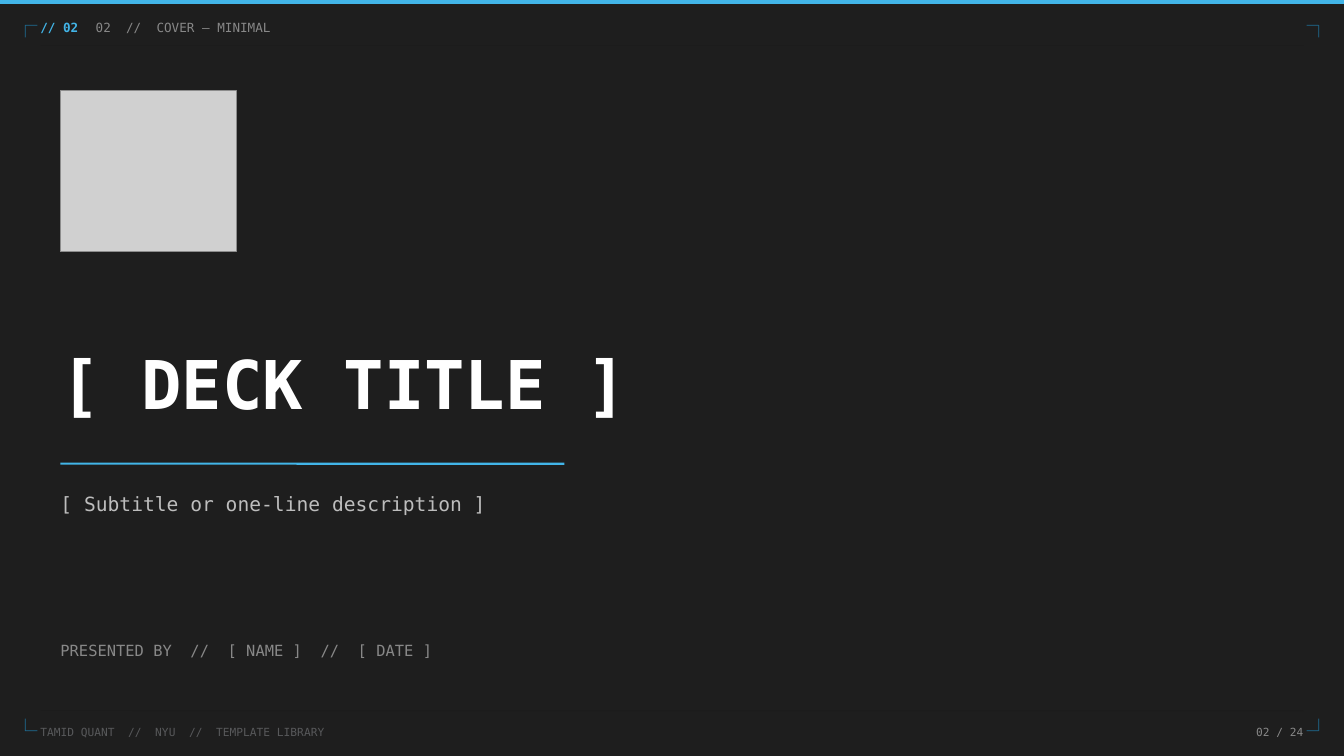
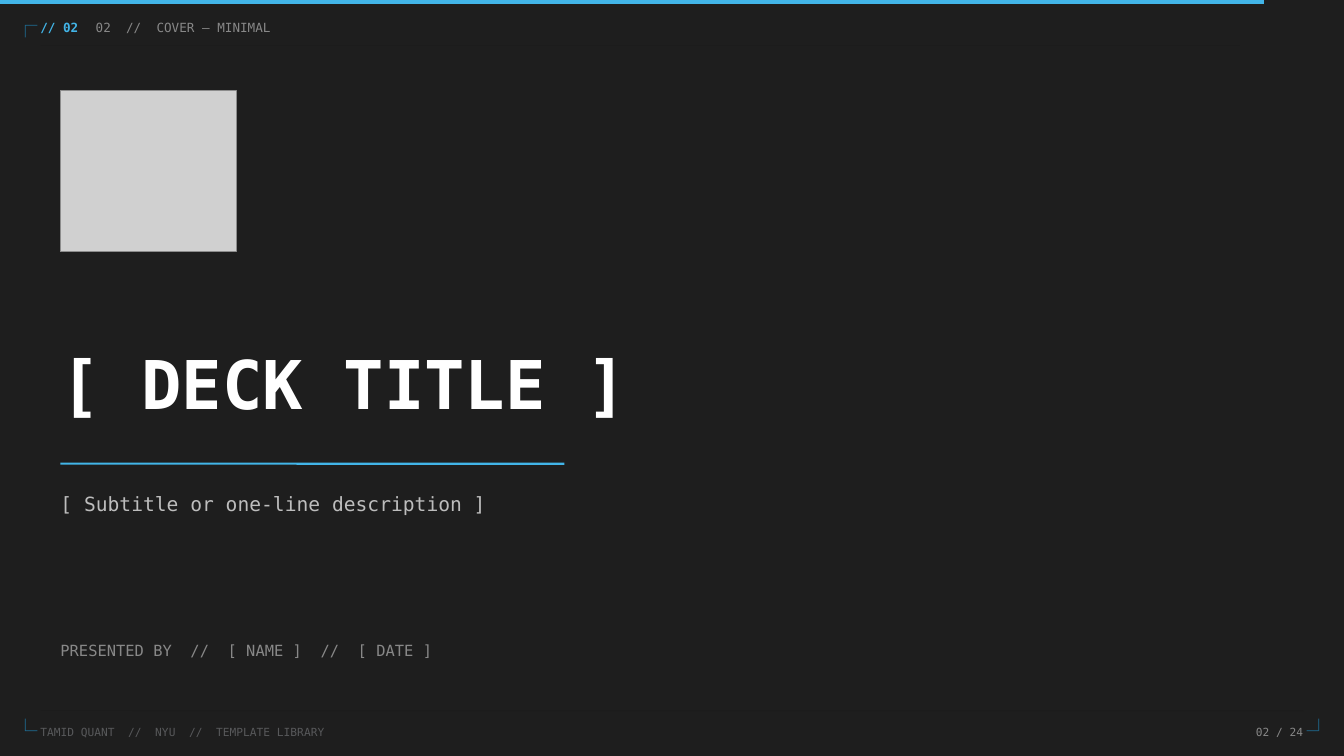
Before and after one commit to aaronblatnoy/tamid-quant-nyu, a slide deck: slide 2 of branding/TAQUANT SLIDES TEMPLATE.pptx. Drawn at 1344x756 pixels with LibreOffice and Linux fonts; fonts in the diff are those of the drawing; grey boxes stand for pictures. Boxes give left, top, right and bottom in pixels: in the first picture for what was removed or moved away, otherwise in the second. Text is boxed around its words. In the diff, an @@ line names an element or a change of style, - is before the commit and + after.

```diff
--- a/branding/TAQUANT SLIDES TEMPLATE.pptx
+++ b/branding/TAQUANT SLIDES TEMPLATE.pptx
@@ rectangle: place and size @@
-rectangle at box(0, 0, 1344, 4)
+rectangle at box(0, 0, 1264, 4)
@@ line removed from (1307, 25) to (1319, 25) @@
@@ line removed from (1319, 25) to (1319, 37) @@
```
Also in this commit, not shown: 23 other slides changed.
